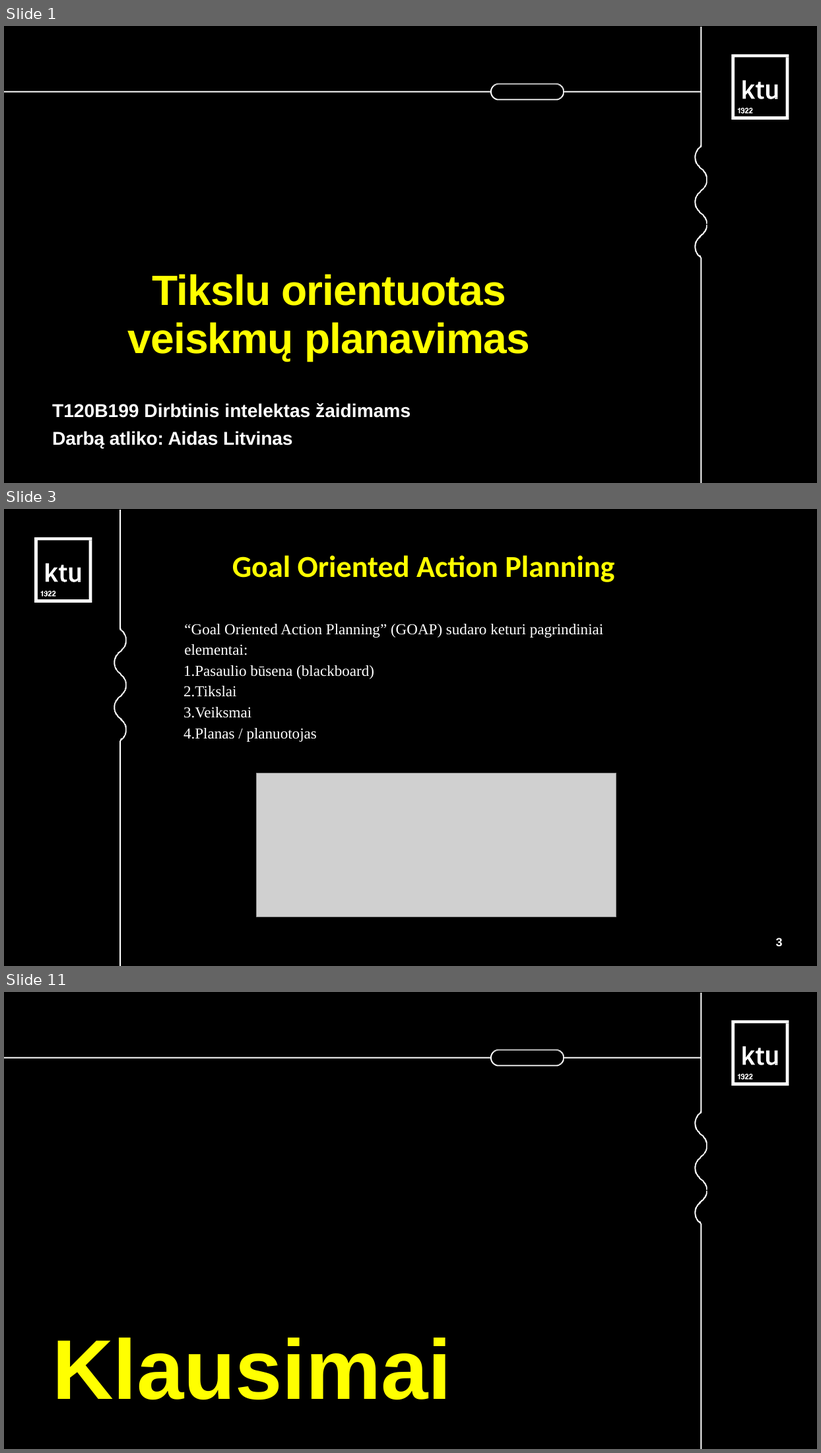
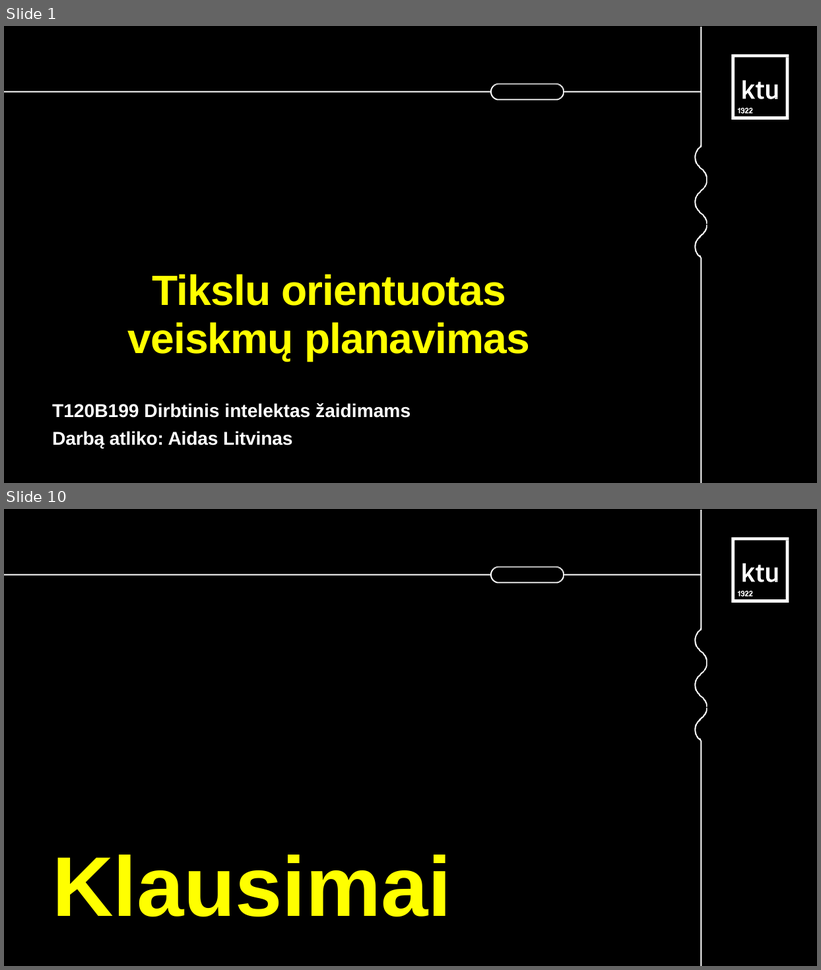
Before and after one commit to AidasLit/Hex-game-uni, a slide deck: documents/GOAP-AI.odp. Shown one above the other, each under a label of ours: slides 1, 3 and 11 before the commit, slides 1 and 10 after it; the slides between them are not shown. The pictures are 821x1453 and 821x970 pixels, drawn with LibreOffice and Linux fonts; fonts in the diff are those of the drawing; grey boxes stand for pictures. Boxes give left, top, right and bottom in pixels: in the first picture for what was removed or moved away, otherwise in the second. Text is boxed around its words. In the diff, an @@ line names an element or a change of style, - is before the commit and + after.

```diff
--- a/documents/GOAP-AI.odp
+++ b/documents/GOAP-AI.odp
@@ slide 3 removed at (4,509,817,966), background #FFFFFF; not listed: 1 template element that a slide beside it also shows @@
@@ freeform shape removed at (114,510,127,966) @@
@@ freeform shape removed at (34,537,92,602) @@
@@ title removed at (232,555,614,582) @@
-Goal Oriented Action Planning
@@ text removed at (184,624,603,742) @@
-“Goal Oriented Action Planning” (GOAP) sudaro keturi pagrindiniai elementai:
-1. Pasaulio būsena (blackboard)
-2. Tikslai
-3. Veiksmai
-4. Planas / planuotojas
@@ picture removed at (256,773,616,917) @@
@@ page number removed at (776,938,783,947) @@
-3
@@ what was slide 11 is now slide 10 @@
```
Also in this commit, not shown: 8 slides added, 8 other slides removed.
